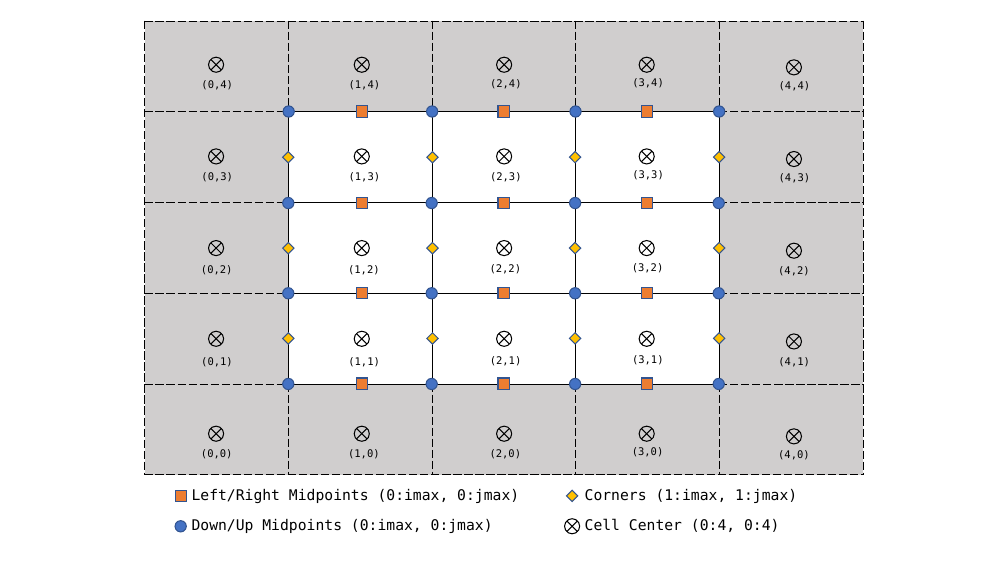
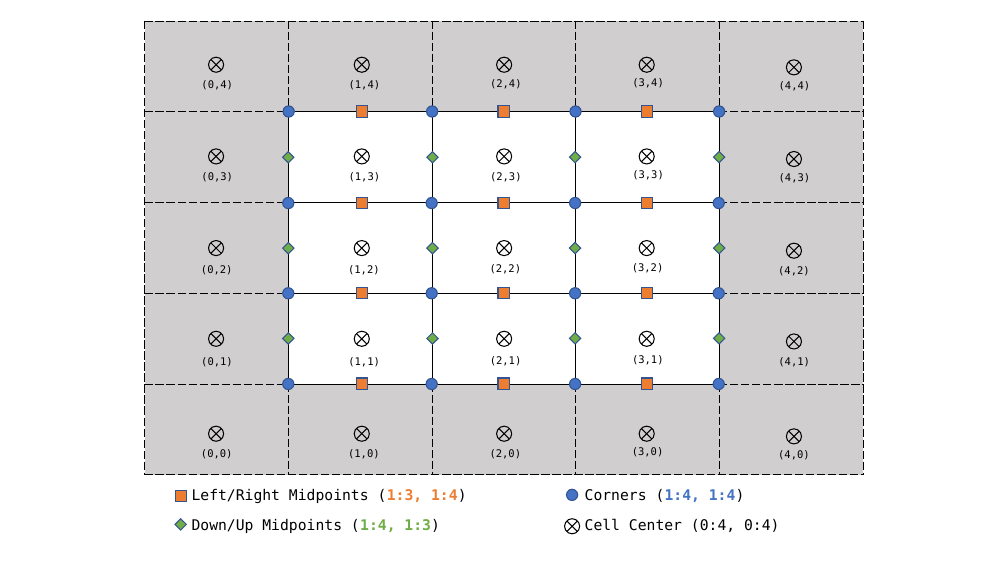
Before and after one commit to smillerc/cato, a slide deck: slide 1 of misc/grid_layout.pptx. Drawn at 1008x567 pixels with LibreOffice and Linux fonts; fonts in the diff are those of the drawing. Boxes give left, top, right and bottom in pixels: in the first picture for what was removed or moved away, otherwise in the second. Text is boxed around its words. In the diff, an @@ line names an element or a change of style, - is before the commit and + after.

```diff
--- a/misc/grid_layout.pptx
+++ b/misc/grid_layout.pptx
@@ fill #FFC000 to #70AD47 in 12 elements at (283, 152, 294, 163), (283, 243, 294, 254), (283, 333, 294, 344), (427, 152, 439, 163), (427, 243, 439, 254), (427, 333, 439, 344), (569, 151, 581, 163), (569, 243, 581, 254), (569, 333, 581, 344), (714, 151, 725, 163), (714, 243, 725, 254), (714, 333, 725, 344) @@
@@ table at (184, 483, 856, 544) @@
-row 1, column 1: Left/Right Midpoints (0:imax, 0:jmax)
+row 1, column 1: Left/Right Midpoints (1:3, 1:4)
-row 1, column 2: Corners (1:imax, 1:jmax)
+row 1, column 2: Corners (1:4, 1:4)
-row 2, column 1: Down/Up Midpoints (0:imax, 0:jmax)
+row 2, column 1: Down/Up Midpoints (1:4, 1:3)
@@ ellipse: place and size @@
-ellipse at (175, 521, 187, 532)
+ellipse at (566, 489, 578, 501)
@@ diamond removed at (566, 490, 578, 501) @@
@@ diamond added at (175, 519, 187, 530), fill #70AD47, outline #325491 1 pt @@
```
Also in this commit, not shown: 3 other slides changed, 1 slide added.
